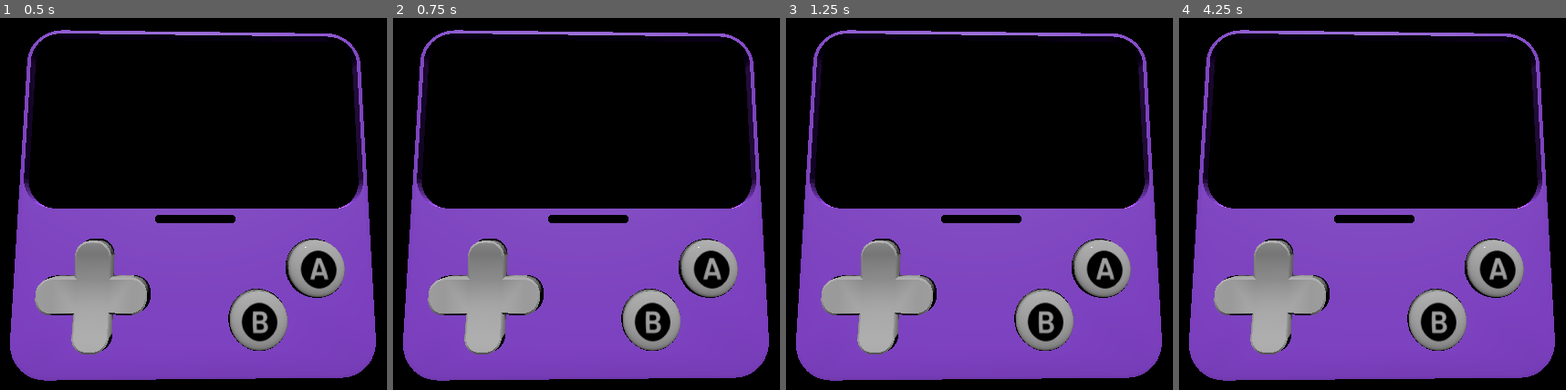
Above: before the commit, frames 1-4 (left to right).
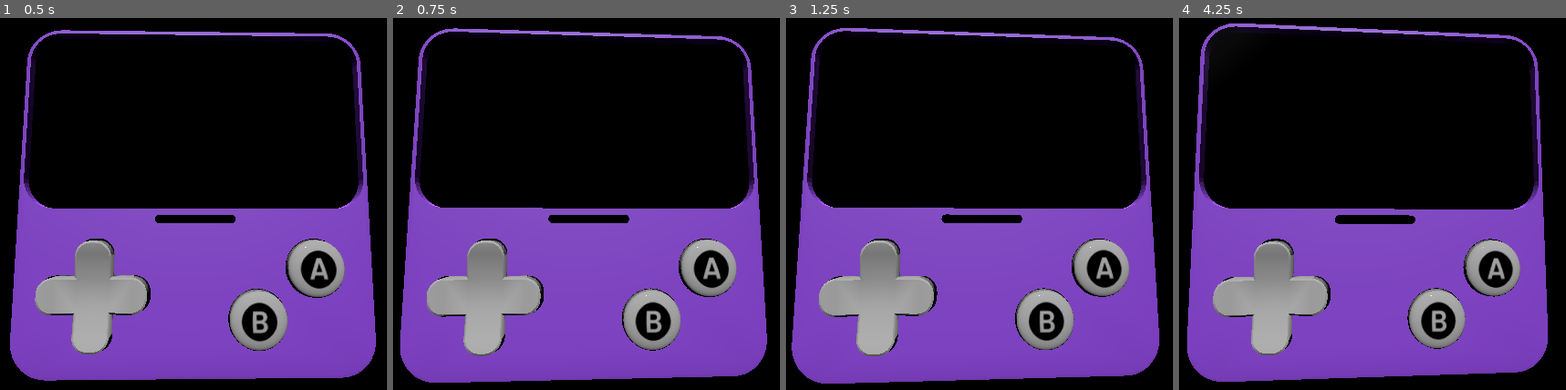
Above: after the commit, the same moments.

Repository: Tralexium/Webb-Chinko
Game: Godot game, scene res://Scenes/Game/game.tscn
Two runs of this game, one before a commit and one after it. Both use one fixed random seed, a clock stepped at 60 frames per second and the inputs below.
Inputs (mouse positions are in pixels of both pictures, inside the frame that each line leads up to):
- Up to frame 1 (0.5 s): no input
- Up to frame 2 (0.75 s): tap Enter at 0.5 s; move the mouse to (694, 177) at 0.52 s; click (694, 177) at 0.67 s
- Up to frame 3 (1.25 s): no input
- Up to frame 4 (4.25 s): move the mouse to (1291, 222) at 1.27 s; click (1291, 222) at 1.42 s; move the mouse to (1426, 99) at 2.02 s; click (1426, 99) at 2.17 s; move the mouse to (1357, 293) at 2.77 s; click (1357, 293) at 2.92 s; move the mouse to (1519, 267) at 3.52 s; click (1519, 267) at 3.67 s

Frame 1 is identical in both runs. In frame 2, 3.9% of the frame differs, in the area x 1-98%, y 2-99%; in frame 3, 5.1%; in frame 4, 6.9%, in the area x 2-98%, y 1-98%.

Commit message:
Added subtle movement to the console

Diff:
--- a/Scenes/Game/webboy.gd
+++ b/Scenes/Game/webboy.gd
@@ -1,2 +1,27 @@
 extends Node3D
-@onready var glass: MeshInstance3D = $Glass
+
+# Speed at which the model rotates based on cursor movement
+@export var rotation_amnt: float = 0.02
+@export var rotation_speed: float = 0.05
+@export var click_push_multiplier: float = 2.0
+# Target rotation values
+var target_rotation_y: float = 0.0
+var target_rotation_z: float = 0.0
+
+func _process(delta):
+	var viewport_size = get_viewport().size
+	var center_position = viewport_size * 0.5
+	var cursor_position = get_viewport().get_mouse_position()
+
+	# Calculate the difference between the cursor position and the center
+	var cursor_offset = center_position - cursor_position
+
+	# Determine the target rotation based on the cursor position
+	# Adjust these formulas as needed to match the desired effect
+	var _click_mult = click_push_multiplier if Input.is_mouse_button_pressed(MOUSE_BUTTON_LEFT) else 1.0
+	target_rotation_y = -cursor_offset.x * rotation_amnt * _click_mult
+	target_rotation_z = cursor_offset.y * rotation_amnt * _click_mult
+
+	# Smoothly interpolate (lerp) current rotation towards the target rotation
+	rotation_degrees.y = lerp(rotation_degrees.y, target_rotation_y, rotation_speed)
+	rotation_degrees.z = lerp(rotation_degrees.z, target_rotation_z, rotation_speed)
--- a/Scenes/Game/webboy.tscn
+++ b/Scenes/Game/webboy.tscn
@@ -51,7 +51,7 @@
 shader_parameter/shine_width = 150.0
 shader_parameter/scale_factor = 3.0
 shader_parameter/edge_feathering = 50.0
-shader_parameter/camera_influence = 1.5
+shader_parameter/camera_influence = 2.5
 
 [node name="Webboy" instance=ExtResource("1_1yvlo")]
 script = ExtResource("2_mn1b0")
@@ -83,5 +83,6 @@
 
 [node name="Camera3D" type="Camera3D" parent="." index="6"]
 transform = Transform3D(0.0183768, 0.0993784, 0.99488, 0, 0.995048, -0.0993952, -0.999831, 0.00182657, 0.0182858, 1.7969, -0.197924, -0.00550335)
+top_level = true
 visible = false
 current = true
